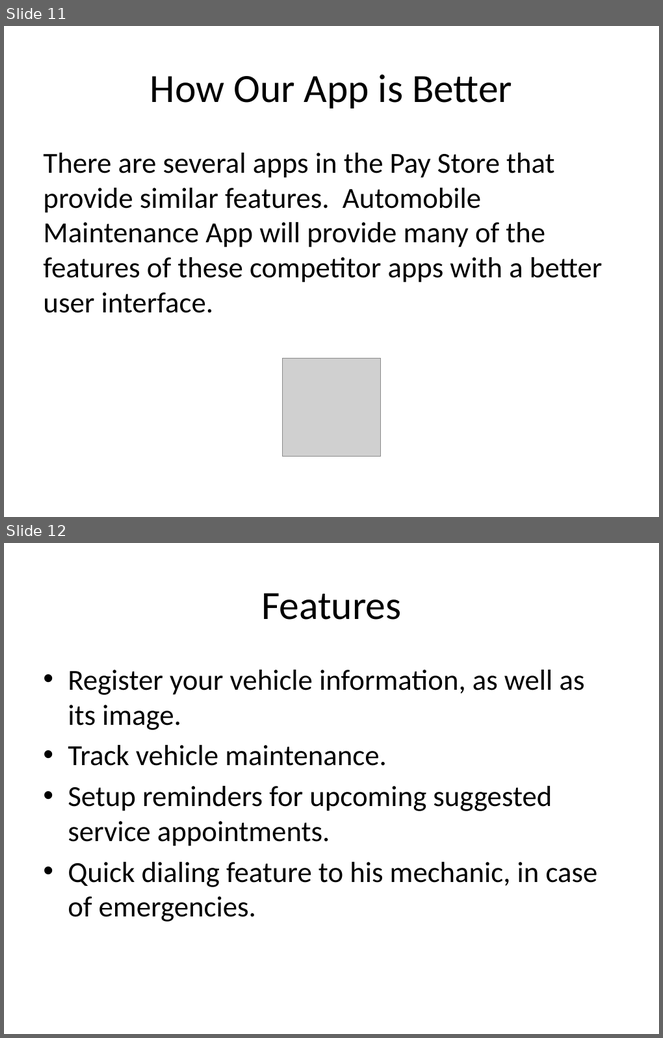
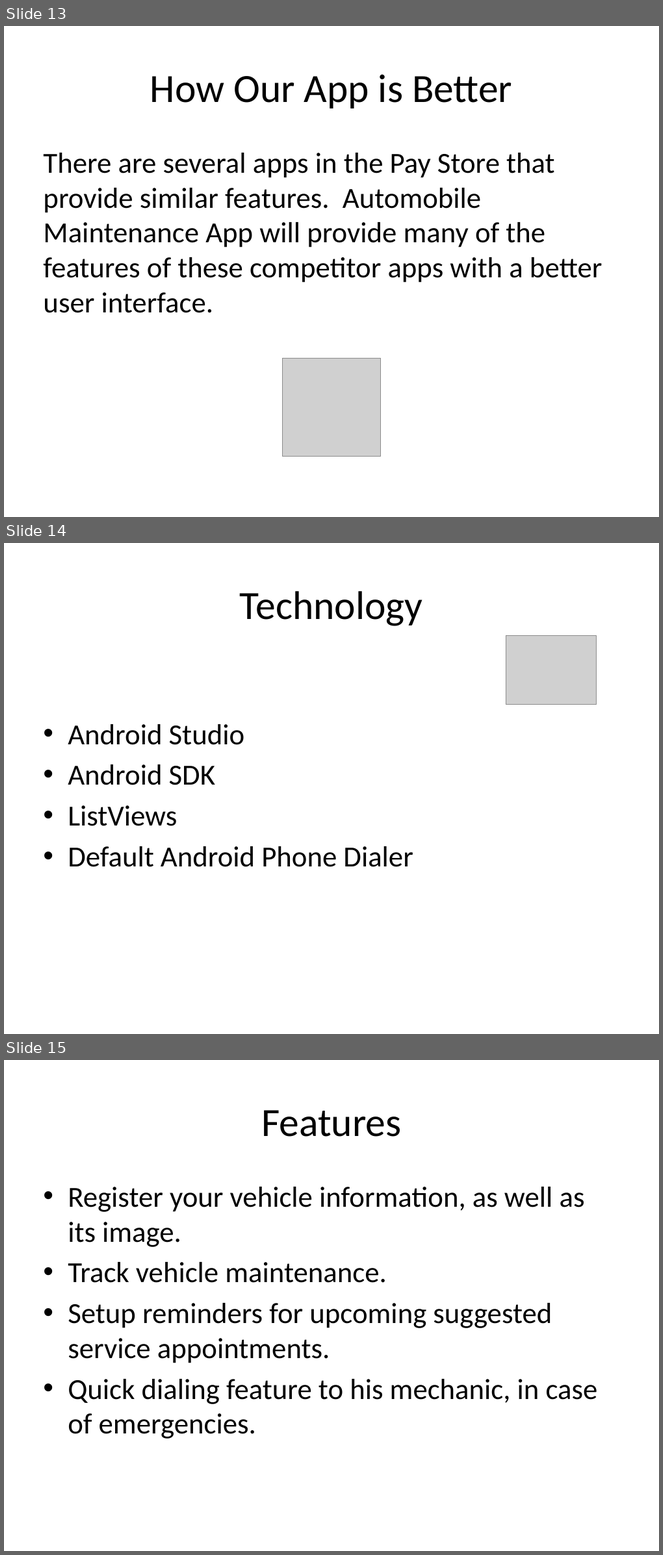
Before and after one commit to paceuniversity/CS6392015team2, a slide deck: Automobile Maintenance App (1).pptx. Shown one above the other, each under a label of ours: slides 11 and 12 before the commit, slides 13, 14 and 15 after it. The pictures are 663x1038 and 663x1555 pixels, drawn with LibreOffice and Linux fonts; fonts in the diff are those of the drawing; grey boxes stand for pictures. Boxes give left, top, right and bottom in pixels: in the first picture for what was removed or moved away, otherwise in the second. Text is boxed around its words. In the diff, an @@ line names an element or a change of style, - is before the commit and + after.

```diff
--- a/Automobile Maintenance App (1).pptx
+++ b/Automobile Maintenance App (1).pptx
@@ slide 14 added at (4, 543, 659, 1034), background #FFFFFF @@
@@ title added at (240, 591, 423, 626), 44 pt, text #000000 @@
+Technology
@@ picture added at (506, 636, 597, 705) @@
@@ text added at (68, 724, 413, 867), 32 pt, text #000000 @@
+• Android Studio
+• Android SDK
+• ListViews
+• Default Android Phone Dialer
@@ what was slide 11 is now slide 13 @@
@@ what was slide 12 is now slide 15 @@
```
Also in this commit, not shown: 1 slide changed, 4 other slides added, 3 other files.
